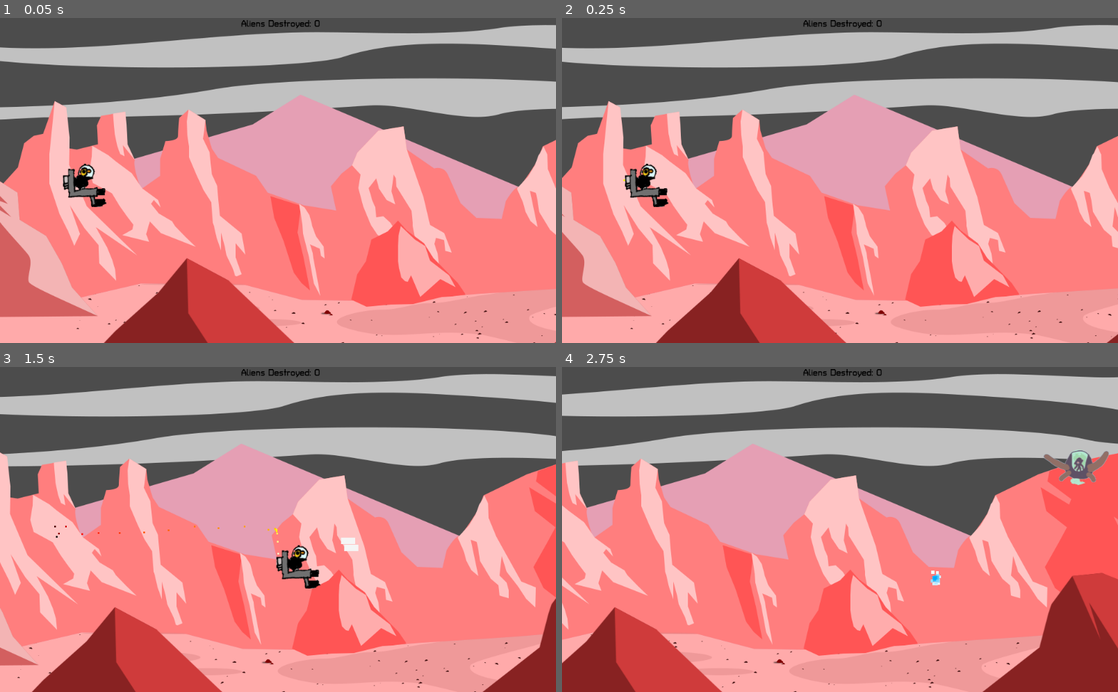
Above: before the commit, frames 1-4 (two rows, left to right).
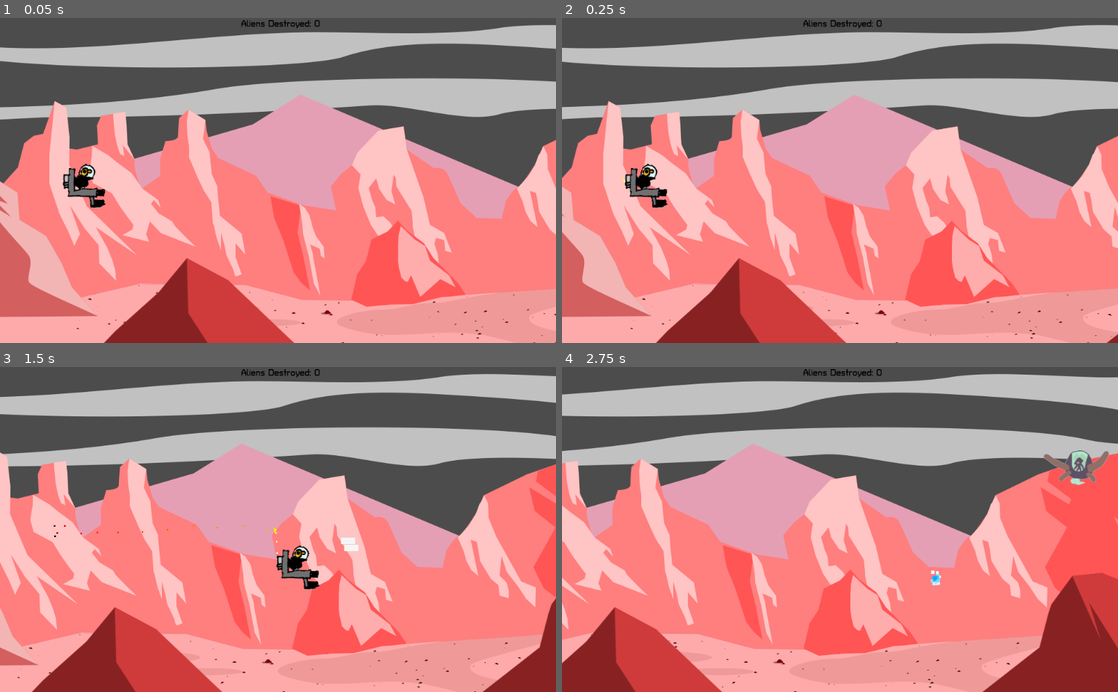
Above: after the commit, the same moments.

Repository: the-g-force/FamJam-January2021
Game: Godot game, scene res://src/Level.tscn
The game is run twice, just before and just after one commit, with the same random seed, the same clock (stepped at 60 frames per second) and the same inputs.
Inputs:
- Up to frame 1 (0.05 s): no input
- Up to frame 2 (0.25 s): no input
- Up to frame 3 (1.5 s): tap Enter at 0.5 s; hold D (move_right) 0.53-1.28 s; tap Space (fire) at 0.6, 1.35 s; hold S (move_down) from 1.28 s (still down)
- Up to frame 4 (2.75 s): release S (move_down) at 2.03 s; hold D (move_right) from 2.03 s (still down); tap Space (fire) at 2.1 s

The runs differ from the first frame. In frame 1, 0.2% of the frame differs, in the area x 11-20%, y 44-59%; in frame 2, 0.3%; in frame 3, 0.3%, in the area x 9-58%, y 48-69%; in frame 4, nothing differs.

Commit message:
Fix JetDuck alignment

Diff:
--- a/project/src/Duck.tscn
+++ b/project/src/Duck.tscn
@@ -31,3 +31,4 @@
 rotation = -1.52581
 
 [node name="JetDuck" parent="Explosionpath/PathFollow2D" instance=ExtResource( 2 )]
+rotation = 1.57316
--- a/project/src/JetDuck.tscn
+++ b/project/src/JetDuck.tscn
@@ -2,23 +2,21 @@
 
 [ext_resource path="res://assets/duck.png" type="Texture" id=1]
 
-[sub_resource type="Gradient" id=3]
+[sub_resource type="Gradient" id=1]
 offsets = PoolRealArray( 0, 0.192053, 0.516556, 0.81457, 1 )
 colors = PoolColorArray( 1, 1, 1, 1, 1, 1, 0, 1, 1, 0.505882, 0, 1, 1, 0, 0, 1, 0, 0, 0, 1 )
 
 [node name="Node2D" type="Node2D"]
 
 [node name="CPUParticles2D" type="CPUParticles2D" parent="."]
-position = Vector2( 6.85476, -36.4076 )
-rotation = 1.52193
+position = Vector2( -38.5298, -7.04115 )
 amount = 20
 local_coords = false
 direction = Vector2( -1, 0 )
 gravity = Vector2( 0, 0 )
 initial_velocity = 20.0
 scale_amount = 3.0
-color_ramp = SubResource( 3 )
+color_ramp = SubResource( 1 )
 
 [node name="Sprite" type="Sprite" parent="."]
-rotation = 1.52193
 texture = ExtResource( 1 )
